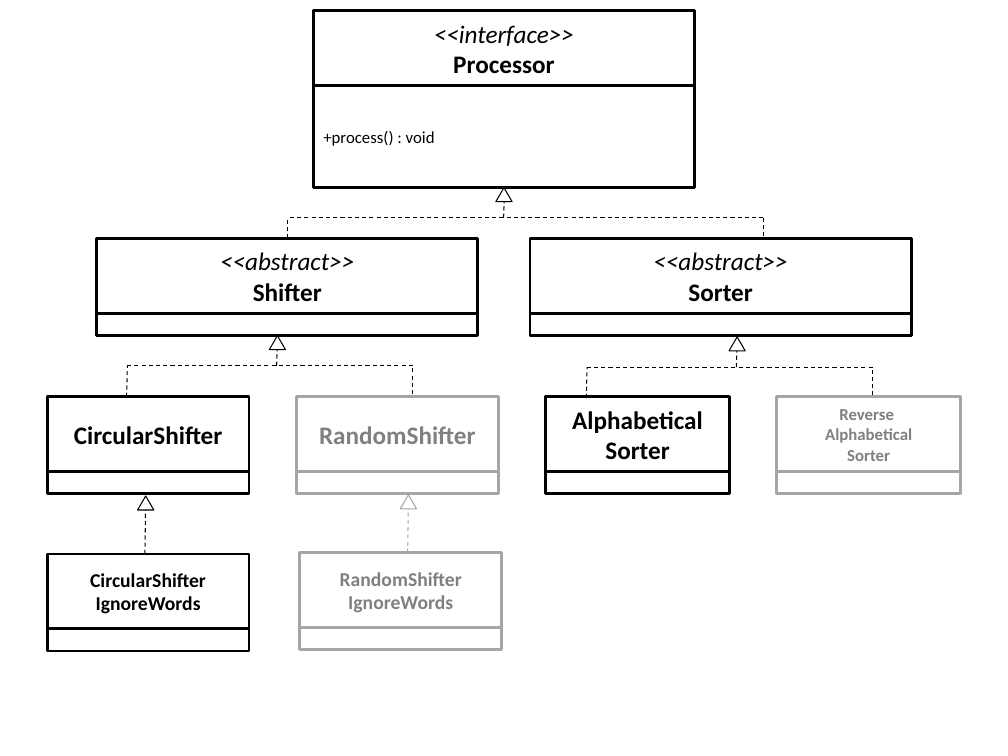
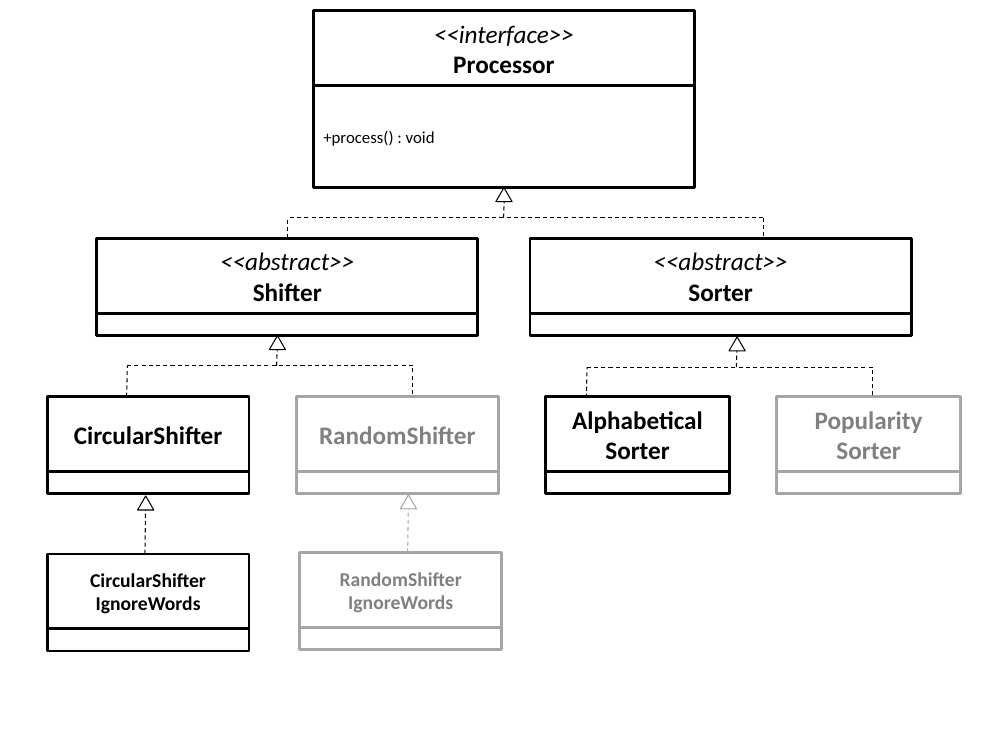
Before and after one commit to SeanNguyen/assignment-1, a slide deck: slide 2 of Presentation1.pptx. Drawn at 1008x756 pixels with LibreOffice and Linux fonts; fonts in the diff are those of the drawing. Boxes give left, top, right and bottom in pixels: in the first picture for what was removed or moved away, otherwise in the second. Text is boxed around its words. In the diff, an @@ line names an element or a change of style, - is before the commit and + after.

Commit message:
Minor tweak to ppt

```diff
--- a/Presentation1.pptx
+++ b/Presentation1.pptx
@@ text in rectangle at (x1=815, y1=411, x2=923, y2=459): text changed; size 12 to 18 pt @@
-Reverse
-Alphabetical
-Sorter
+Popularity Sorter
```
